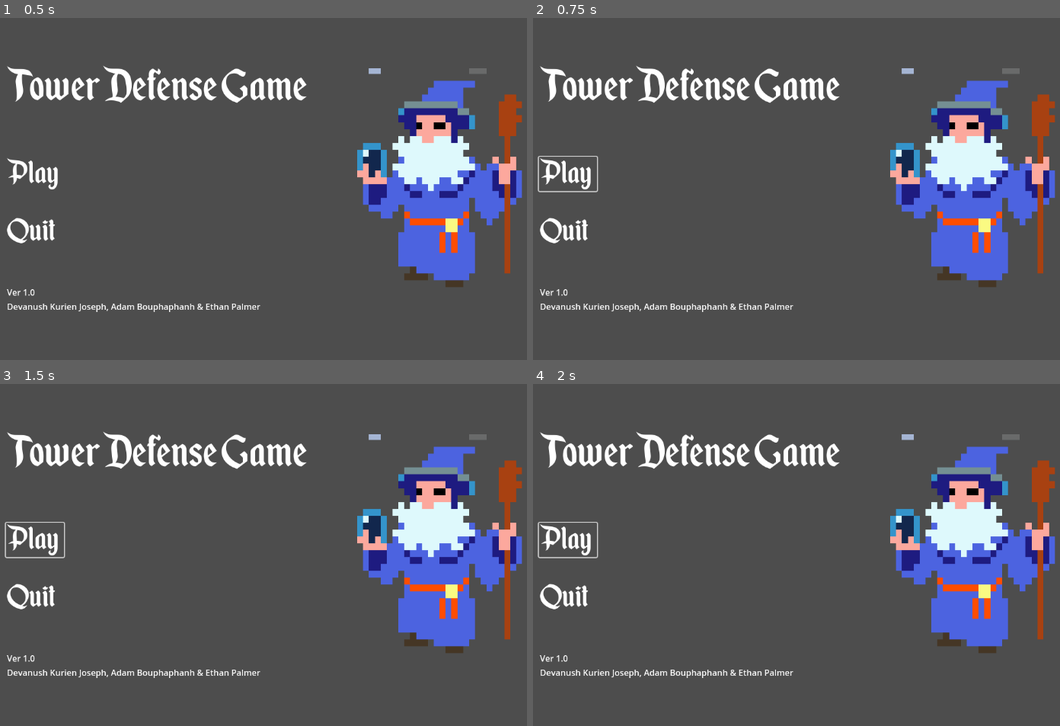
Above: before the commit, frames 1-4 (two rows, left to right).
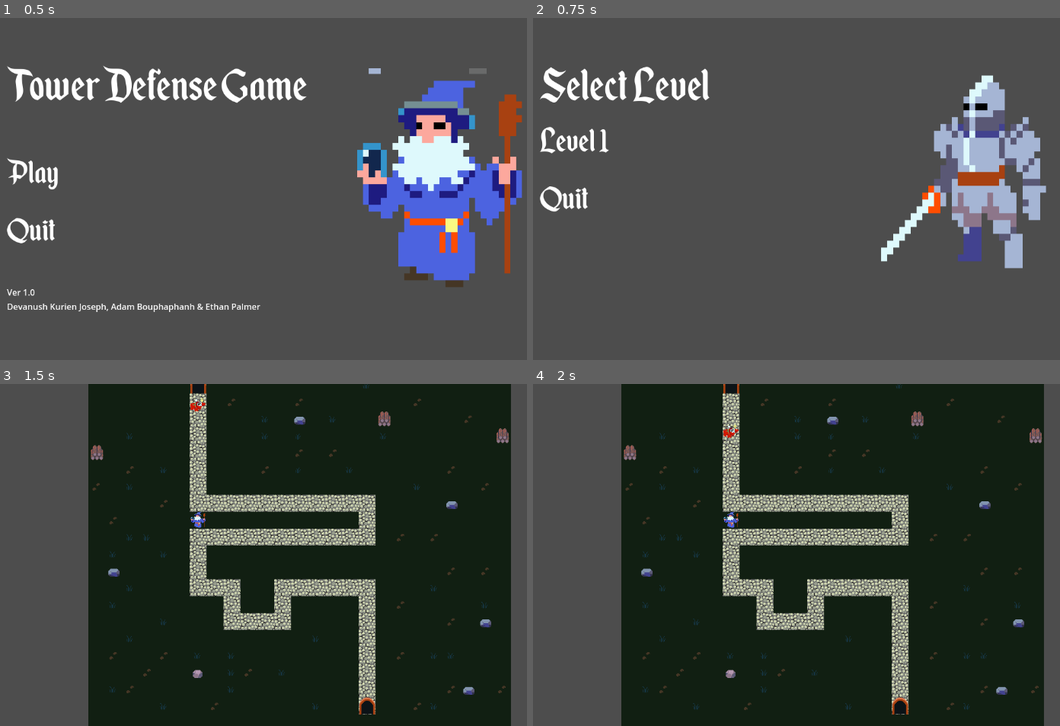
Above: after the commit, the same moments.

Repository: WizardsNStuff/tower-defense
Game: Godot game, scene res://menus-and-interfaces/main_menu/Main_Menu.tscn
Same seed, same stepped clock (60 frames per second), same inputs: the game is played once before the commit and once after it. This scene is started directly instead of the project's main scene.
Inputs (mouse positions are in pixels of both pictures, inside the frame that each line leads up to):
- Up to frame 1 (0.5 s): no input
- Up to frame 2 (0.75 s): click (569, 175) at 0.5 s
- Up to frame 3 (1.5 s): click (36, 507) at 1.27 s
- Up to frame 4 (2 s): no input

Frame 1 is identical in both runs. In frame 2, 17% of the frame differs, in the area x 0-100%, y 14-86%; in frame 3, 81%; in frame 4, 81%, in the area x 0-100%, y 0-100%.

Commit message:
trying to add some color panels to make this look better

Diff:
--- a/menus-and-interfaces/main_menu/playBtn.gd
+++ b/menus-and-interfaces/main_menu/playBtn.gd
@@ -13,4 +13,4 @@
 
 func _on_pressed() -> void:
 	print("play")
-	get_tree().change_scene_to_file("res://menus/level_select/level_select.tscn")
+	get_tree().change_scene_to_file("res://menus-and-interfaces/level_select/level_select.tscn")
--- a/menus-and-interfaces/tower_shop/tower_shop.tscn
+++ b/menus-and-interfaces/tower_shop/tower_shop.tscn
@@ -1,11 +1,16 @@
-[gd_scene load_steps=19 format=3 uid="uid://c5u4kvjd2h2g"]
-
+[gd_scene load_steps=20 format=3 uid="uid://c5u4kvjd2h2g"]
+
+[ext_resource type="FontFile" uid="uid://ldri87twec1q" path="res://Assets/Enchanted Land.otf" id="1_bgccu"]
 [ext_resource type="Texture2D" uid="uid://brgp8syyw3o2h" path="res://Assets/rogues.png" id="1_u1vya"]
 [ext_resource type="Texture2D" uid="uid://dtiaahkdwaafm" path="res://Assets/coin.png" id="2_kn60u"]
 
 [sub_resource type="LabelSettings" id="LabelSettings_bd3wd"]
+font = ExtResource("1_bgccu")
 font_size = 36
 font_color = Color(0, 0, 0, 1)
+
+[sub_resource type="StyleBoxFlat" id="StyleBoxFlat_qyo70"]
+bg_color = Color(0.714402, 0.686033, 0.560755, 1)
 
 [sub_resource type="LabelSettings" id="LabelSettings_5jh3i"]
 font_size = 20
@@ -102,10 +107,6 @@
 "name": &"default",
 "speed": 10.0
 }]
-
-[sub_resource type="LabelSettings" id="LabelSettings_uij6k"]
-font_size = 32
-font_color = Color(0, 0, 0, 1)
 
 [node name="Control" type="Control"]
 layout_mode = 3
@@ -134,10 +135,32 @@
 
 [node name="Wizard Tower" type="Label" parent="ScrollContainer/ColorRect/VBoxContainer"]
 layout_mode = 2
-text = "           Wizard
+text = "                                    Wizard
 
 "
 label_settings = SubResource("LabelSettings_bd3wd")
+
+[node name="WizardBtn" type="Button" parent="ScrollContainer/ColorRect/VBoxContainer/Wizard Tower"]
+layout_mode = 0
+offset_left = 41.0
+offset_top = 38.0
+offset_right = 141.0
+offset_bottom = 153.0
+mouse_default_cursor_shape = 2
+
+[node name="TitleBackground" type="Panel" parent="ScrollContainer/ColorRect/VBoxContainer/Wizard Tower"]
+layout_mode = 0
+offset_left = -5.0
+offset_right = 340.0
+offset_bottom = 39.0
+
+[node name="ContentBackground" type="Panel" parent="ScrollContainer/ColorRect/VBoxContainer/Wizard Tower"]
+layout_mode = 0
+offset_left = -3.0
+offset_top = 38.0
+offset_right = 341.0
+offset_bottom = 154.0
+theme_override_styles/panel = SubResource("StyleBoxFlat_qyo70")
 
 [node name="Wizard" type="Sprite2D" parent="ScrollContainer/ColorRect/VBoxContainer/Wizard Tower"]
 position = Vector2(91, 96)
@@ -155,16 +178,112 @@
 text = "100 Gold"
 label_settings = SubResource("LabelSettings_5jh3i")
 
-[node name="AnimatedSprite2D" type="AnimatedSprite2D" parent="ScrollContainer/ColorRect/VBoxContainer/Wizard Tower"]
+[node name="Coin" type="AnimatedSprite2D" parent="ScrollContainer/ColorRect/VBoxContainer/Wizard Tower"]
 position = Vector2(239, 85)
 scale = Vector2(5.20312, 5.20312)
 sprite_frames = SubResource("SpriteFrames_ic6lq")
 autoplay = "default"
-frame_progress = 0.478728
 
 [node name="Knight" type="Label" parent="ScrollContainer/ColorRect/VBoxContainer"]
 layout_mode = 2
-text = "             Knight
+text = "                                    Knight
+
 "
-label_settings = SubResource("LabelSettings_uij6k")
-vertical_alignment = 1
+label_settings = SubResource("LabelSettings_bd3wd")
+
+[node name="KnightBtn" type="Button" parent="ScrollContainer/ColorRect/VBoxContainer/Knight"]
+layout_mode = 0
+offset_left = 40.0
+offset_top = 38.0
+offset_right = 140.0
+offset_bottom = 153.0
+mouse_default_cursor_shape = 2
+
+[node name="TitleBackground" type="Panel" parent="ScrollContainer/ColorRect/VBoxContainer/Knight"]
+layout_mode = 0
+offset_left = -4.0
+offset_top = 7.0
+offset_right = 340.0
+offset_bottom = 39.0
+
+[node name="ContentBackground" type="Panel" parent="ScrollContainer/ColorRect/VBoxContainer/Knight"]
+layout_mode = 0
+offset_left = -3.0
+offset_top = 38.0
+offset_right = 341.0
+offset_bottom = 154.0
+theme_override_styles/panel = SubResource("StyleBoxFlat_qyo70")
+
+[node name="Knight" type="Sprite2D" parent="ScrollContainer/ColorRect/VBoxContainer/Knight"]
+position = Vector2(91, 96)
+scale = Vector2(3.33064, 3.33064)
+texture = ExtResource("1_u1vya")
+region_enabled = true
+region_rect = Rect2(2.17265, 32.2962, 23.7037, 30.6173)
+
+[node name="KnightCost" type="Label" parent="ScrollContainer/ColorRect/VBoxContainer/Knight"]
+layout_mode = 0
+offset_left = 198.0
+offset_top = 112.0
+offset_right = 283.0
+offset_bottom = 140.0
+text = "100 Gold"
+label_settings = SubResource("LabelSettings_5jh3i")
+
+[node name="Coin" type="AnimatedSprite2D" parent="ScrollContainer/ColorRect/VBoxContainer/Knight"]
+position = Vector2(239, 85)
+scale = Vector2(5.20312, 5.20312)
+sprite_frames = SubResource("SpriteFrames_ic6lq")
+autoplay = "default"
+
+[node name="Warrior" type="Label" parent="ScrollContainer/ColorRect/VBoxContainer"]
+layout_mode = 2
+text = "                                    Warrior
+
+"
+label_settings = SubResource("LabelSettings_bd3wd")
+
+[node name="WarriorBtn" type="Button" parent="ScrollContainer/ColorRect/VBoxContainer/Warrior"]
+layout_mode = 0
+offset_left = 40.0
+offset_top = 38.0
+offset_right = 140.0
+offset_bottom = 153.0
+mouse_default_cursor_shape = 2
+
+[node name="TitleBackground" type="Panel" parent="ScrollContainer/ColorRect/VBoxContainer/Warrior"]
+layout_mode = 0
+offset_left = -4.0
+offset_top = 7.0
+offset_right = 340.0
+offset_bottom = 39.0
+
+[node name="ContentBackground" type="Panel" parent="ScrollContainer/ColorRect/VBoxContainer/Warrior"]
+layout_mode = 0
+offset_left = -3.0
+offset_top = 38.0
+offset_right = 341.0
+offset_bottom = 154.0
+theme_override_styles/panel = SubResource("StyleBoxFlat_qyo70")
+
+[node name="Warrior" type="Sprite2D" parent="ScrollContainer/ColorRect/VBoxContainer/Warrior"]
+position = Vector2(91, 96)
+scale = Vector2(3.33064, 3.33064)
+texture = ExtResource("1_u1vya")
+region_enabled = true
+region_rect = Rect2(0.592407, 6.61723, 29.037, 25.4815)
+
+[node name="WarriorCost" type="Label" parent="ScrollContainer/ColorRect/VBoxContainer/Warrior"]
+layout_mode = 0
+offset_left = 198.0
+offset_top = 112.0
+offset_right = 283.0
+offset_bottom = 140.0
+text = "150 Gold"
+label_settings = SubResource("LabelSettings_5jh3i")
+
+[node name="Coin" type="AnimatedSprite2D" parent="ScrollContainer/ColorRect/VBoxContainer/Warrior"]
+position = Vector2(239, 85)
+scale = Vector2(5.20312, 5.20312)
+sprite_frames = SubResource("SpriteFrames_ic6lq")
+autoplay = "default"
